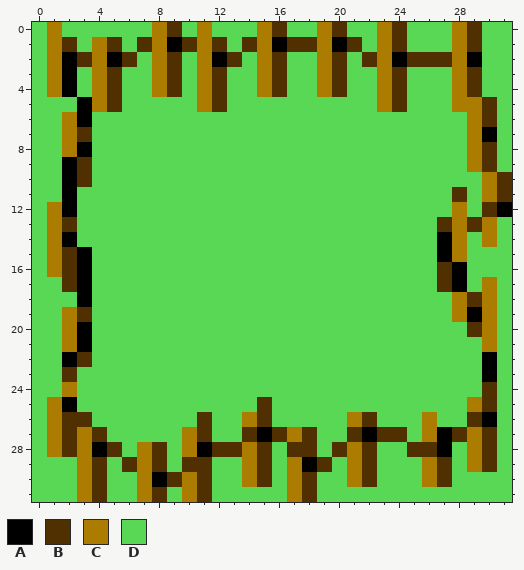
One commit to this pixel-art sprite: Assets/Art/corral.png. Above: the version before the commit.
The file is 32x32 pixels.
Palette (. is transparent): A #000000  B #503000  C #ac7c00  D #58d854
Now the later version:
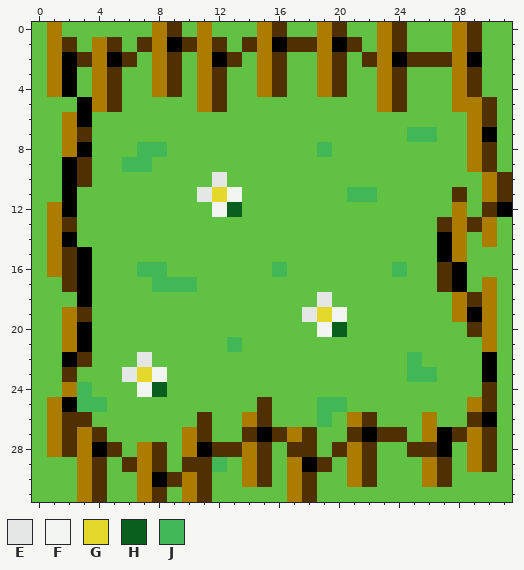
Colours new in this view: E #e4e7e6  F #f3f5f2  G #e4d92a  H #09601e  J #41b755
Change:
colour D: #58d854 -> #60c143
y 7: x 25..26 DD -> JJ
y 8: x 7..8 DD -> JJ; x 19 D -> J
y 9: x 6..7 DD -> JJ
y 10: x 12 D -> E
y 11: x 11..13 DDD -> EGF; x 21..22 DD -> JJ
y 12: x 12..13 DD -> FH
y 16: x 7..8 DD -> JJ; x 16 D -> J; x 24 D -> J
y 17: x 8..10 DDD -> JJJ
y 18: x 19 D -> E
y 19: x 18..20 DDD -> EGF
y 20: x 19..20 DD -> FH
y 21: x 13 D -> J
y 22: x 7 D -> E; x 25 D -> J
y 23: x 6..8 DDD -> EGF; x 25..26 DD -> JJ
y 24: x 3 D -> J; x 7..8 DD -> FH
y 25: x 3..4 DD -> JJ; x 19..20 DD -> JJ
y 26: x 19 D -> J
y 29: x 12 D -> J
Where, in picture pixels (left, top, right, bottom), the same in both pictures:
changed: (32, 22, 512, 502)
